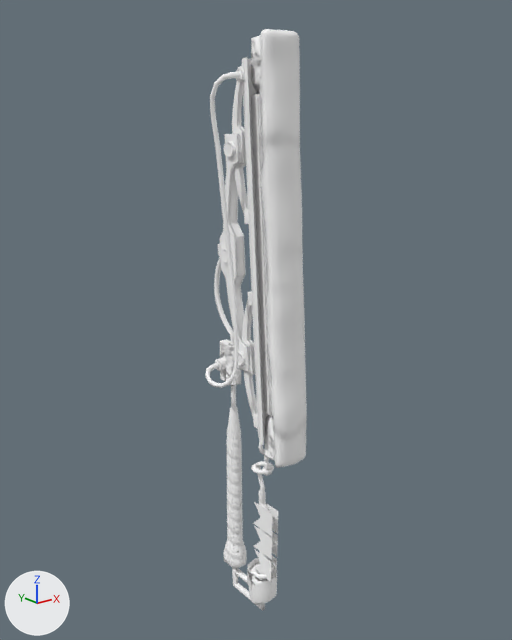
One commit to the glTF model glb/Wmn_Saber_Light_Cstm01.glb: the scene before it, then after it.
Before and after are seen from a camera (50 mm lens) standing at (-1.6, -2.14, 1.52) and looking at (0.02, -0.12, 0.71). Lighting does not change. The marker at lower left points along +X, +Y and +Z. The first picture is the older version.

Names of what the first picture shows: 'InkMesh__M_Sponge', 'm000_low10__M_Sticker', 'm000_low__M_Body', 'm005_low__M_Body_Tube', 'm100_low__M_Sponge'.
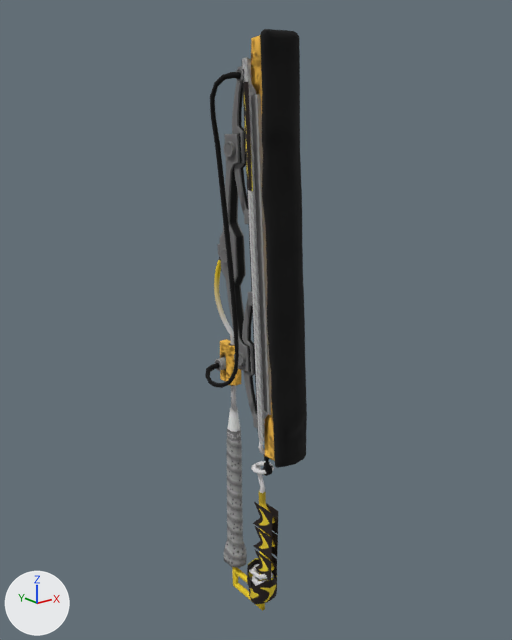
What differs and where, as boxes [x1, y1, x2, y2] in the pictures (512 x 640 px):
'InkMesh__M_Sponge', surface changed (grey to black): [260, 29, 307, 468] in both
'm000_low__M_Body', surface changed (darker): [214, 57, 275, 611] in both
'm000_low10__M_Sticker', surface changed: [243, 82, 278, 604] in both
'm005_low__M_Body_Tube', surface changed (white to black): [205, 72, 241, 388] in both
'm100_low__M_Sponge', surface changed: [251, 35, 275, 461] in both

Patch to the scene script:
```diff
--- a/glb/Wmn_Saber_Light_Cstm01.glb.py
+++ b/glb/Wmn_Saber_Light_Cstm01.glb.py
@@ img_m_sponge_cstm01_alb @@
+img_m_sponge_cstm01_alb = load_image('M_Sponge_Cstm01_Alb', '_unpacked/M_Sponge_Cstm01_Alb', 512, 512, 'sRGB')
@@ img_m_body_cstm01_alb @@
+img_m_body_cstm01_alb = load_image('M_Body_Cstm01_Alb', '_unpacked/M_Body_Cstm01_Alb', 768, 768, 'sRGB')
@@ img_weaponstickerdeco_cstm01_alb @@
+img_weaponstickerdeco_cstm01_alb = load_image('WeaponStickerDeco_Cstm01_Alb', '_unpacked/WeaponStickerDeco_Cstm01_Alb', 128, 128, 'sRGB')
@@ mat_m_sticker @@
 mat_m_sticker = principled_material('M_Sticker')
-mat_m_sticker.base_color = (1.0, 1.0, 1.0)  # white #ffffff
+mat_m_sticker.texture = img_weaponstickerdeco_cstm01_alb
 mat_m_sticker.roughness = 1.0
@@ mat_m_body @@
 n0 = _N.new('ShaderNodeBsdfPrincipled'); n0.name = 'Principled BSDF'
-n0.inputs[0].default_value = (1.0, 1.0, 1.0, 1.0)  # 'Base Color', white #ffffff
 n0.inputs[2].default_value = 1.0  # 'Roughness'
 n1 = _N.new('ShaderNodeOutputMaterial'); n1.name = 'Material Output'
+n3 = _N.new('ShaderNodeTexImage'); n3.name = 'Image Texture'
+n3.image = img_m_body_cstm01_alb
 n2 = _N.new('ShaderNodeNormalMap'); n2.name = 'Normal Map'
 n2.uv_map = 'UVMap'
-n3 = _N.new('ShaderNodeTexImage'); n3.name = 'Image Texture'
-n3.image = img_m_body_nrm_png
+n4 = _N.new('ShaderNodeTexImage'); n4.name = 'Image Texture.001'
+n4.image = img_m_body_nrm_png
 _L.new(n0.outputs[0], n1.inputs[0])  # 'BSDF' to 'Surface'
 _L.new(n2.outputs[0], n0.inputs[5])  # 'Normal' to 'Normal'
-_L.new(n3.outputs[0], n2.inputs[1])  # 'Color' to 'Color'
+_L.new(n3.outputs[0], n0.inputs[0])  # 'Color' to 'Base Color'
+_L.new(n4.outputs[0], n2.inputs[1])  # 'Color' to 'Color'
@@ mat_m_body_tube @@
 n0 = _N.new('ShaderNodeBsdfPrincipled'); n0.name = 'Principled BSDF'
-n0.inputs[0].default_value = (1.0, 1.0, 1.0, 1.0)  # 'Base Color', white #ffffff
 n0.inputs[2].default_value = 1.0  # 'Roughness'
 n1 = _N.new('ShaderNodeOutputMaterial'); n1.name = 'Material Output'
+n2 = _N.new('ShaderNodeTexImage'); n2.name = 'Image Texture'
+n2.image = img_m_body_cstm01_alb
+n3 = _N.new('ShaderNodeNormalMap'); n3.name = 'Normal Map'
+n3.uv_map = 'UVMap'
+n4 = _N.new('ShaderNodeTexImage'); n4.name = 'Image Texture.001'
+n4.image = img_m_body_nrm_png
 _L.new(n0.outputs[0], n1.inputs[0])  # 'BSDF' to 'Surface'
+_L.new(n2.outputs[0], n0.inputs[0])  # 'Color' to 'Base Color'
+_L.new(n3.outputs[0], n0.inputs[5])  # 'Normal' to 'Normal'
+_L.new(n4.outputs[0], n3.inputs[1])  # 'Color' to 'Color'
@@ mat_m_sponge @@
 n0 = _N.new('ShaderNodeBsdfPrincipled'); n0.name = 'Principled BSDF'
-n0.inputs[0].default_value = (1.0, 1.0, 1.0, 1.0)  # 'Base Color', white #ffffff
 n0.inputs[2].default_value = 1.0  # 'Roughness'
 n1 = _N.new('ShaderNodeOutputMaterial'); n1.name = 'Material Output'
+n3 = _N.new('ShaderNodeTexImage'); n3.name = 'Image Texture'
+n3.image = img_m_sponge_cstm01_alb
 n2 = _N.new('ShaderNodeNormalMap'); n2.name = 'Normal Map'
 n2.uv_map = 'UVMap'
-n3 = _N.new('ShaderNodeTexImage'); n3.name = 'Image Texture'
-n3.image = img_m_sponge_nrm_png
+n4 = _N.new('ShaderNodeTexImage'); n4.name = 'Image Texture.001'
+n4.image = img_m_sponge_nrm_png
 _L.new(n0.outputs[0], n1.inputs[0])  # 'BSDF' to 'Surface'
 _L.new(n2.outputs[0], n0.inputs[5])  # 'Normal' to 'Normal'
-_L.new(n3.outputs[0], n2.inputs[1])  # 'Color' to 'Color'
+_L.new(n3.outputs[0], n0.inputs[0])  # 'Color' to 'Base Color'
+_L.new(n4.outputs[0], n2.inputs[1])  # 'Color' to 'Color'
```
